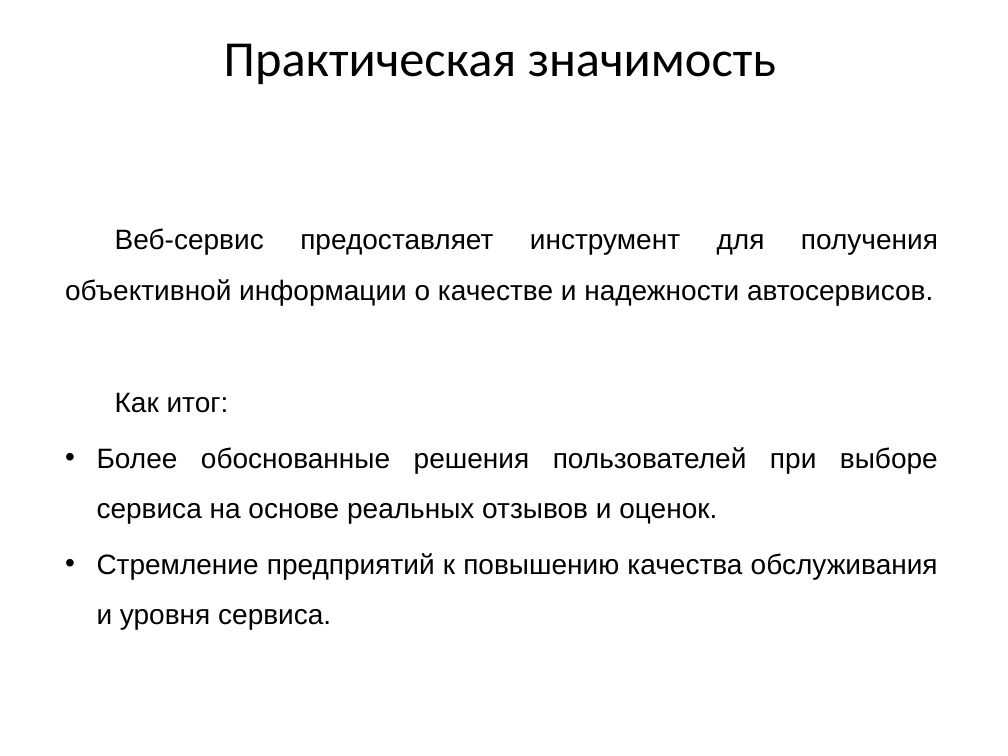
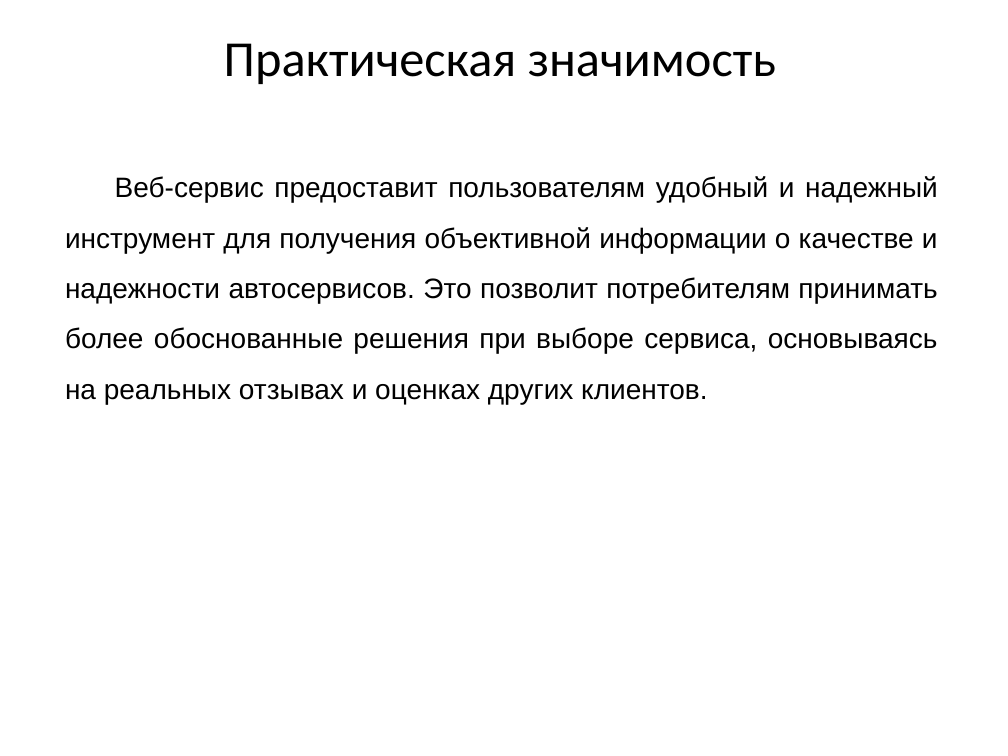
Before and after one commit to vadimgilka/-arRatingWebsite, a slide deck: slide 6 of Documentation/My documentation/Predzashita_Gailevich.pptx. Drawn at 1008x756 pixels with LibreOffice and Linux fonts; fonts in the diff are those of the drawing. Boxes give left, top, right and bottom in pixels: in the first picture for what was removed or moved away, otherwise in the second. Text is boxed around its words. In the diff, an @@ line names an element or a change of style, - is before the commit and + after.

Commit message:
updated Presentation

```diff
--- a/Documentation/My documentation/Predzashita_Gailevich.pptx
+++ b/Documentation/My documentation/Predzashita_Gailevich.pptx
@@ subtitle "Веб-сервис предоставит пользователям удобный и ..." at (65, 176, 938, 404): vertical alignment middle to top @@
@@ subtitle at (65, 176, 938, 404): text changed @@
-Веб-сервис предоставляет инструмент для получения объективной информации о качестве и надежности автосервисов.
-Как итог:
-• Более обоснованные решения пользователей при выборе сервиса на основе реальных отзывов и оценок.
-• Стремление предприятий к повышению качества обслуживания и уровня сервиса.
+Веб-сервис предоставит пользователям удобный и надежный инструмент для получения объективной информации о качестве и надежности автосервисов. Это позволит потребителям принимать более обоснованные решения при выборе сервиса, основываясь на реальных отзывах и оценках других клиентов.
```
Also in this commit, not shown: 8 other slides changed, 1 slide added, 3 slides removed.
